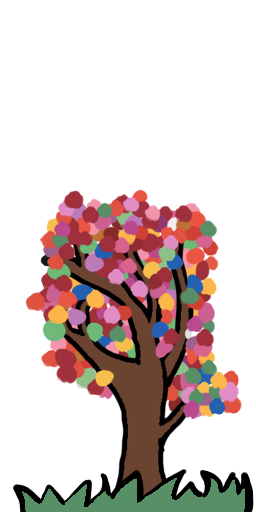
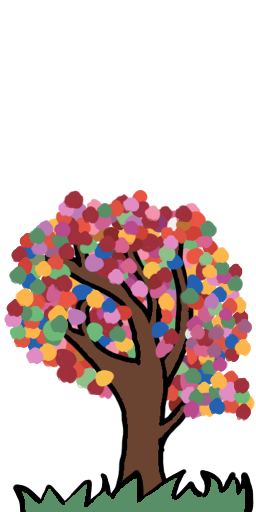
Layers edited between the first and the second 256×512 image:
painted on "Layer 4" over [4, 220, 255, 421]
painted on "Layer 3" over [4, 220, 255, 421]
painted on "Layer 5" over [4, 220, 255, 421]
